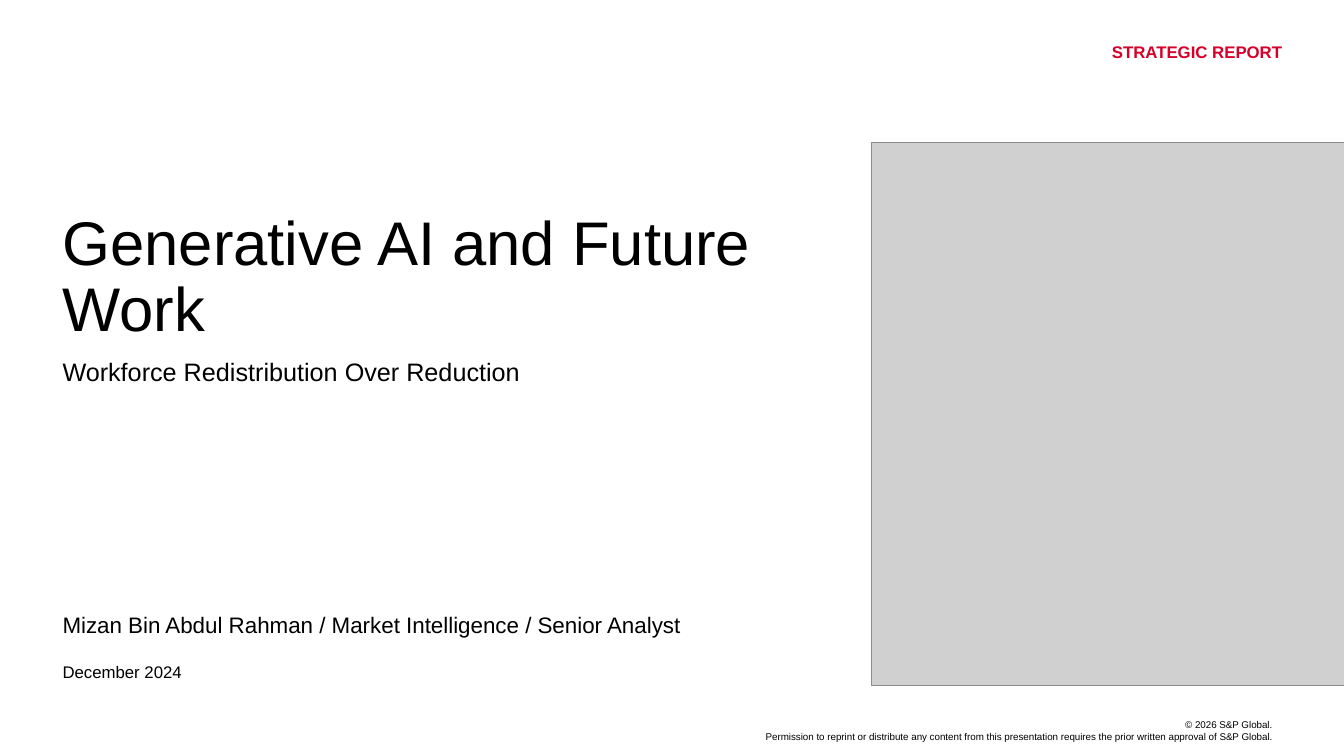
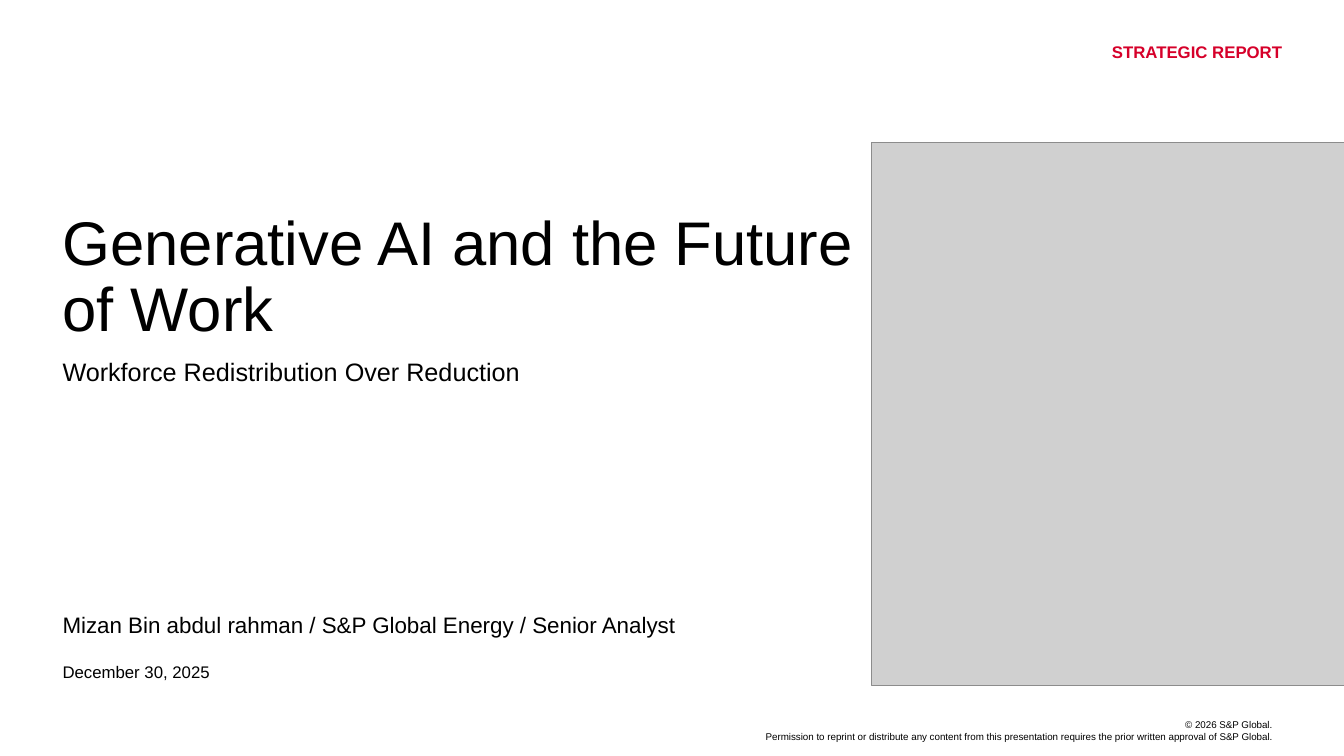
Before and after one commit to sharmizan89/PptxGenJSMBAR, a slide deck: slide 1 of testflow.pptx. Drawn at 1344x756 pixels with LibreOffice and Linux fonts; fonts in the diff are those of the drawing; grey boxes stand for pictures; background and template pictures are left out. Boxes give left, top, right and bottom in pixels: in the first picture for what was removed or moved away, otherwise in the second. Text is boxed around its words. In the diff, an @@ line names an element or a change of style, - is before the commit and + after.

```diff
--- a/testflow.pptx
+++ b/testflow.pptx
@@ title at bbox=[62, 220, 853, 332]: text changed @@
-Generative AI and Future Work
+Generative AI and the Future of Work
@@ text at bbox=[63, 616, 675, 638]: text changed @@
-Mizan Bin Abdul Rahman / Market Intelligence / Senior Analyst
+Mizan Bin abdul rahman / S&P Global Energy / Senior Analyst
@@ text at bbox=[63, 666, 209, 680]: text changed @@
-December 2024
+December 30, 2025
```
Also in this commit, not shown: 1 other slide changed, 4 slides added, 4 slides removed, 16 other files.
